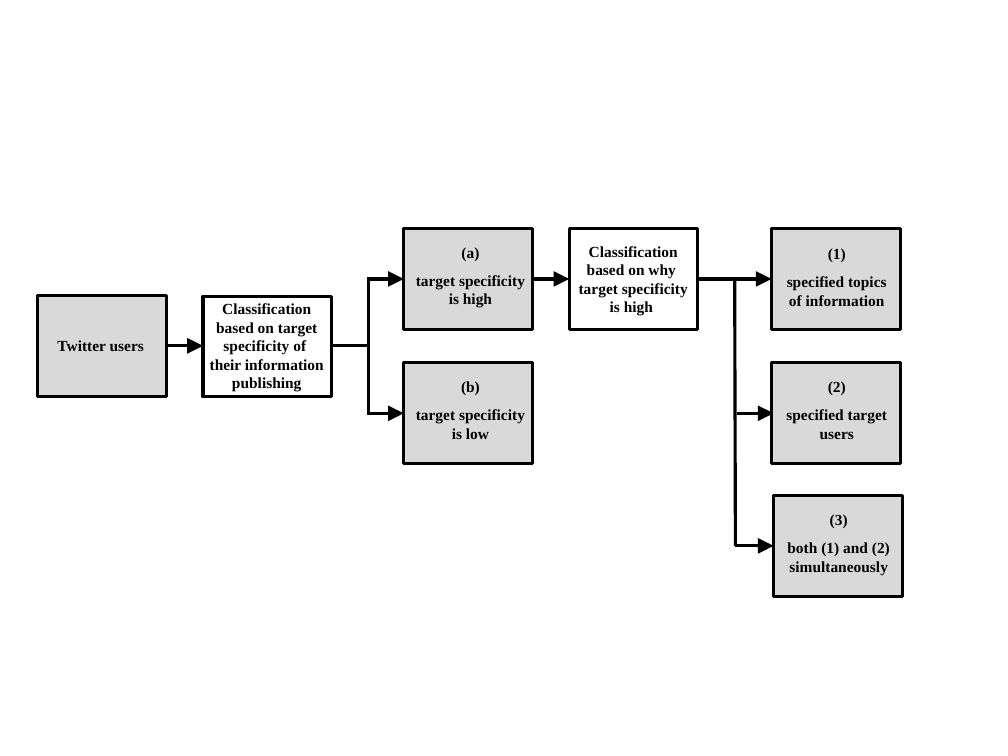
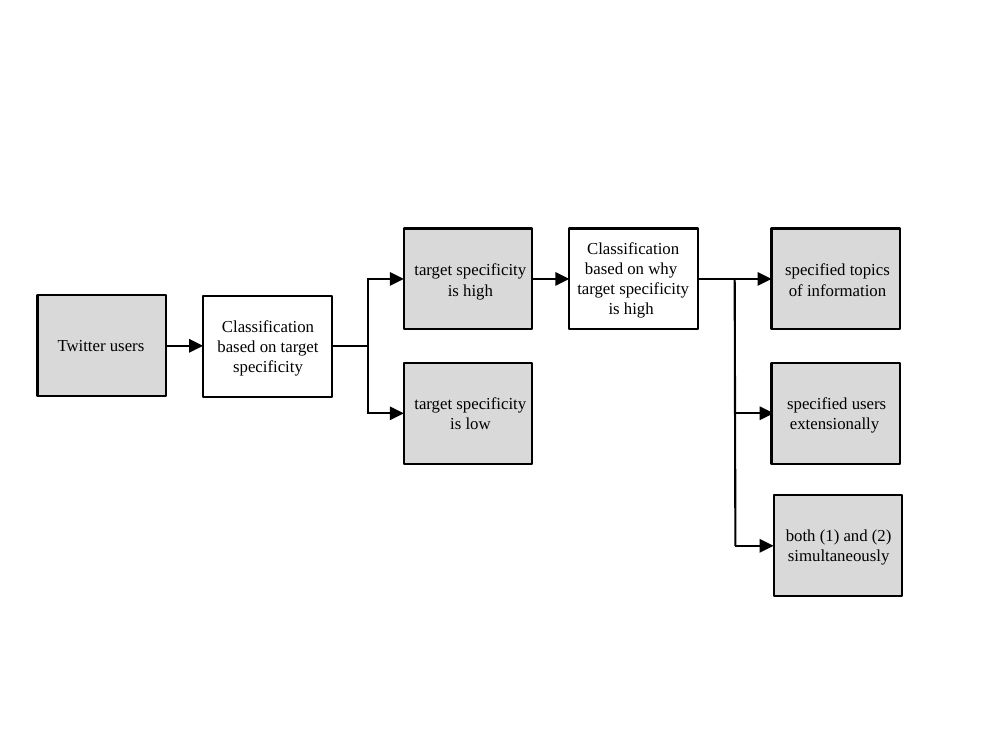
Before and after one commit to pika-shi/master_thesis, a slide deck: slide 1 of figure.pptx. Drawn at 1008x756 pixels with LibreOffice and Linux fonts; fonts in the diff are those of the drawing. Boxes give left, top, right and bottom in pixels: in the first picture for what was removed or moved away, otherwise in the second. Text is boxed around its words. In the diff, an @@ line names an element or a change of style, - is before the commit and + after.

```diff
--- a/figure.pptx
+++ b/figure.pptx
@@ text "Classification" at bbox=[577, 242, 689, 318]: size 11 to 12 pt, bold off @@
@@ text "target specificity": place and size @@
-text "target specificity" at bbox=[416, 247, 525, 308]
+text "target specificity" at bbox=[414, 263, 526, 300]
@@ text at bbox=[461, 247, 479, 261]: paragraph removed @@
-(a)
@@ size 11 to 12 pt, bold off; line spacing 1.5 to 1 in 4 elements at bbox=[786, 529, 892, 565], bbox=[414, 397, 526, 429], bbox=[414, 263, 526, 300], bbox=[785, 263, 890, 296] @@
@@ text "specified topics": place and size @@
-text "specified topics" at bbox=[787, 248, 887, 306]
+text "specified topics" at bbox=[785, 263, 890, 296]
@@ text at bbox=[828, 248, 846, 262]: paragraph removed @@
-(1)
@@ arrow (367, 279) - (404, 279): stroke #000000 2.25 pt to #000000 1.5 pt @@
@@ arrow (532, 279) - (570, 279): stroke #000000 2.25 pt to #000000 1.5 pt @@
@@ arrow (698, 279) - (771, 279): stroke #000000 2.25 pt to #000000 1.5 pt @@
@@ text "Classification": place and size @@
-text "Classification" at bbox=[210, 303, 324, 392]
+text "Classification" at bbox=[217, 320, 319, 376]
@@ text at bbox=[217, 320, 319, 356]: size 11 to 12 pt, bold off in "Classification", "based on target" @@
@@ text "Twitter users" at bbox=[58, 340, 144, 351]: size 11 to 12 pt, bold off @@
@@ arrow (166, 346) - (203, 346): stroke #000000 2.25 pt to #000000 1.5 pt @@
@@ text at bbox=[233, 360, 303, 376]: text changed; size 11 to 12 pt; bold off @@
-specificity of
-their information
-publishing
+specificity
@@ text "target specificity": place and size @@
-text "target specificity" at bbox=[416, 381, 525, 439]
+text "target specificity" at bbox=[414, 397, 526, 429]
@@ text at bbox=[461, 381, 480, 395]: paragraph removed @@
-(b)
@@ arrow (367, 413) - (404, 413): stroke #000000 2.25 pt to #000000 1.5 pt @@
@@ arrow (735, 413) - (773, 413): stroke #000000 2.25 pt to #000000 1.5 pt @@
@@ text at bbox=[787, 397, 886, 433]: text changed; size 11 to 12 pt; bold off @@
-(2)
-specified target
-users
+specified users
+extensionally
@@ outline #000000 2.25 pt to #000000 1.5 pt in 8 elements at bbox=[37, 295, 166, 396], bbox=[203, 296, 332, 397], bbox=[404, 229, 533, 330], bbox=[404, 363, 533, 464], bbox=[570, 229, 699, 330], bbox=[771, 229, 900, 330], bbox=[771, 363, 900, 464], bbox=[773, 496, 902, 597] @@
@@ text "both (1) and (2)": place and size @@
-text "both (1) and (2)" at bbox=[787, 514, 890, 576]
+text "both (1) and (2)" at bbox=[786, 529, 892, 565]
@@ text at bbox=[830, 514, 848, 528]: paragraph removed @@
-(3)
@@ arrow (736, 546) - (773, 546): stroke #000000 2.25 pt to #000000 1.5 pt @@
```
Also in this commit, not shown: 3 other slides changed, 9 other files.
